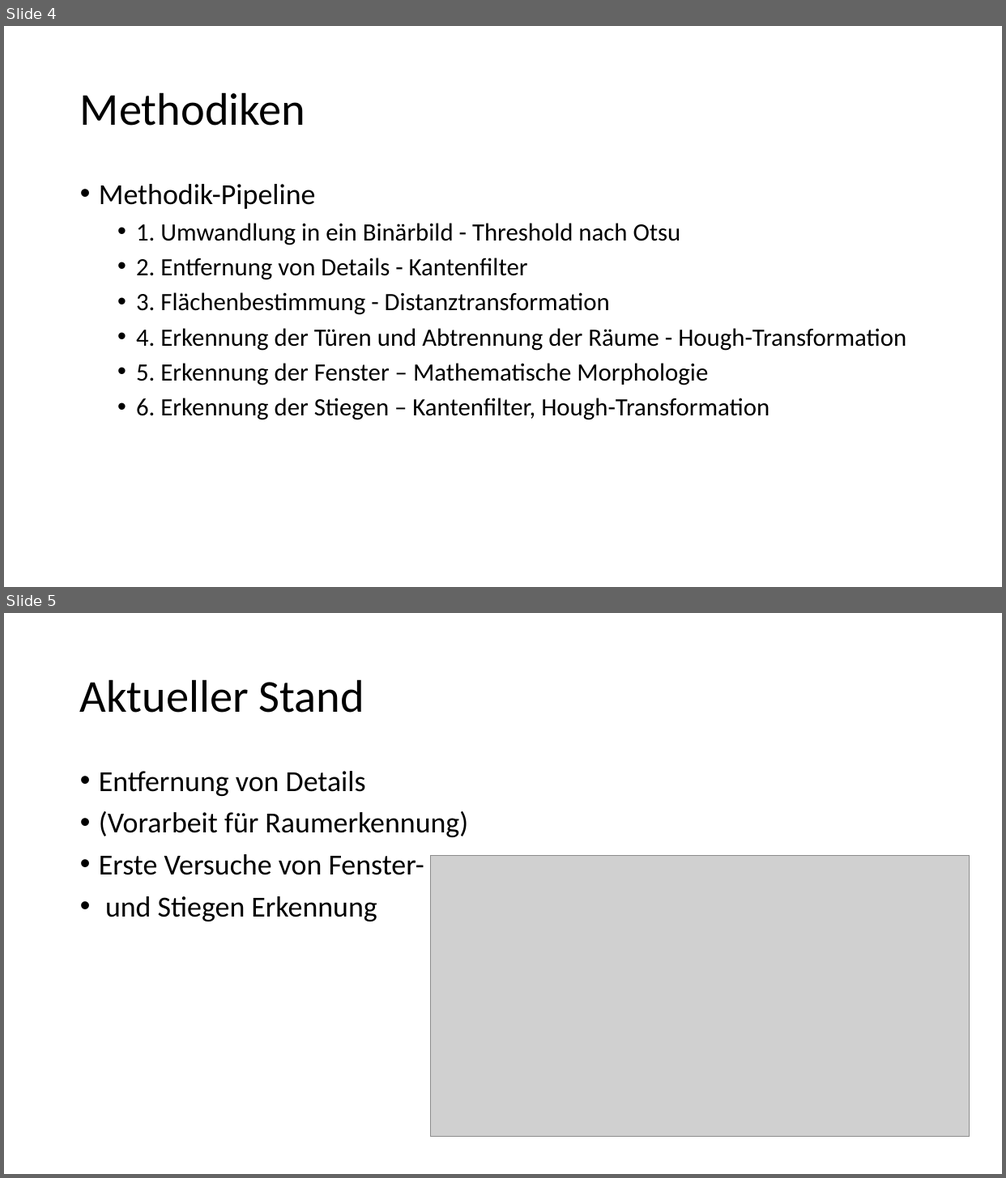
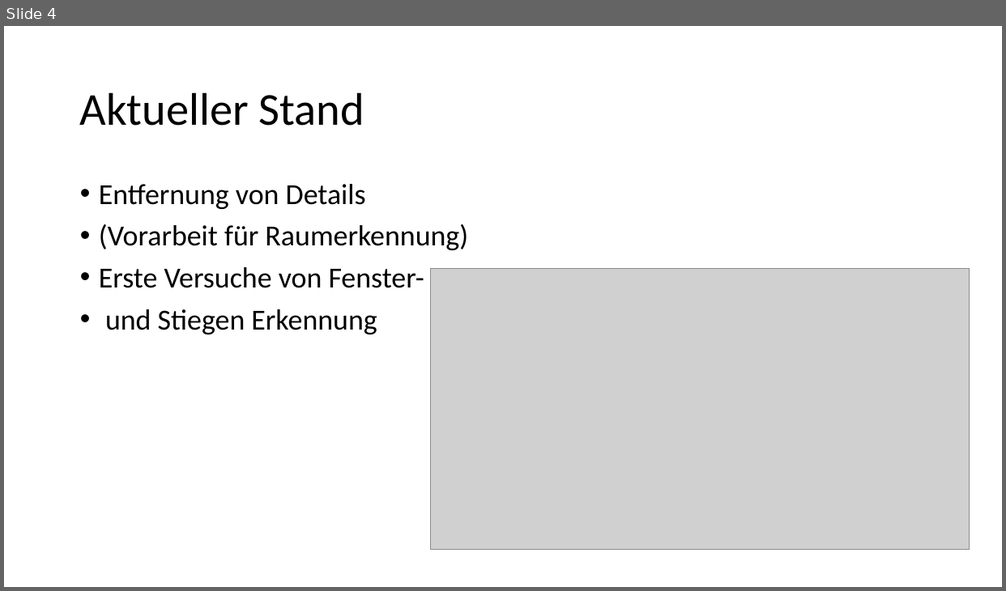
Before and after one commit to flo-lan/roomorithm, a slide deck: EDBVPRAESI.pptx. Shown one above the other, each under a label of ours: slides 4 and 5 before the commit, slide 4 after it. The pictures are 1006x1178 and 1006x591 pixels, drawn with LibreOffice and Linux fonts; fonts in the diff are those of the drawing; grey boxes stand for pictures. Boxes give left, top, right and bottom in pixels: in the first picture for what was removed or moved away, otherwise in the second. Text is boxed around its words. In the diff, an @@ line names an element or a change of style, - is before the commit and + after.

Commit message:
added PDF, deleted methodikpipeline

```diff
--- a/EDBVPRAESI.pptx
+++ b/EDBVPRAESI.pptx
@@ slide 4 removed at [4,26,1002,587], background #FFFFFF @@
@@ text removed at [80,92,306,126] @@
-Methodiken
@@ text removed at [99,184,906,420] @@
-• Methodik-Pipeline
-  • 1. Umwandlung in ein Binärbild - Threshold nach Otsu
-  • 2. Entfernung von Details - Kantenfilter
-  • 3. Flächenbestimmung - Distanztransformation
-  • 4. Erkennung der Türen und Abtrennung der Räume - Hough-Transformation
-  • 5. Erkennung der Fenster – Mathematische Morphologie
-  • 6. Erkennung der Stiegen – Kantenfilter, Hough-Transformation
@@ what was slide 5 is now slide 4 @@
```
Also in this commit, not shown: 1 other file.
